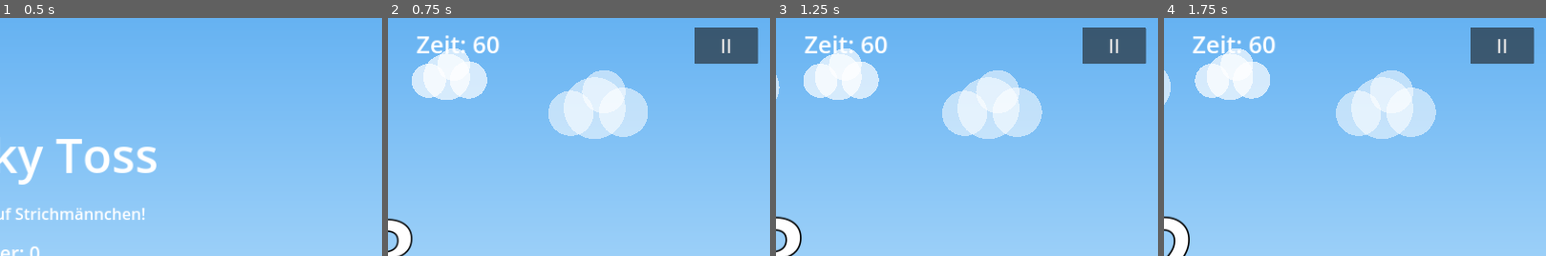
Above: before the commit, frames 1-4 (left to right).
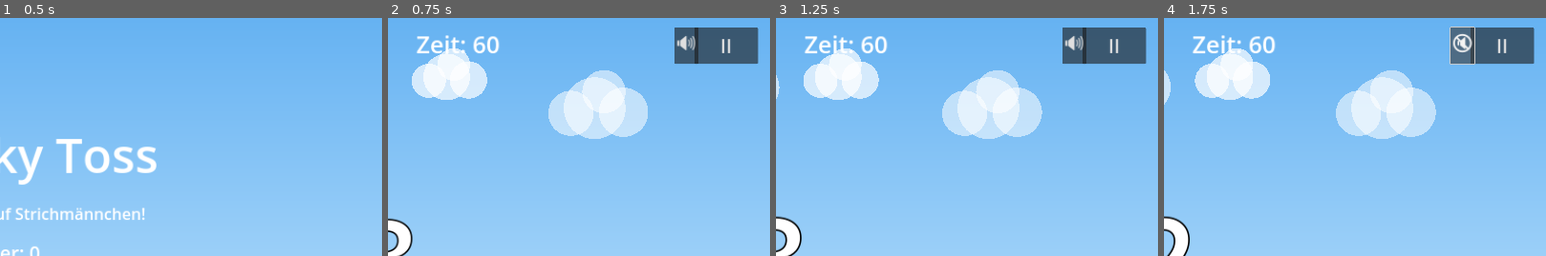
Above: after the commit, the same moments.

Repository: vCodeAI193/MrPoopsFace
Game: Godot game, scene res://scenes/MainMenu.tscn
Two runs of this game, one before a commit and one after it. Both use one fixed random seed, a clock stepped at 60 frames per second and the inputs below.
Inputs (mouse positions are % of the whole screen's width and height, from its top left):
- Up to frame 1 (0.5 s): no input
- Up to frame 2 (0.75 s): click "Spielen" at 0.5 s
- Up to frame 3 (1.25 s): no input
- Up to frame 4 (1.75 s): click (89, 6) at 1.25 s, where only the run after the commit has a clickable "🔊"
The pictures show only the part of the screen within x 50-100%, y 0-50%; the shares and areas given below are measured in that part.

Frame 1 is identical in both runs. In frame 2, 0.9% of the frame differs, in the area x 75-82%, y 4-20%; in frame 3, 0.9%; in frame 4, 1.1%, in the area x 74-82%, y 3-20%.

Commit message:
Add audio features: F135 (combo jingle), F136 (UI click sounds), F138 (countdown ticks), F140 (mute button)

Diff:
--- a/scenes/Main.tscn
+++ b/scenes/Main.tscn
@@ -106,6 +106,16 @@
 text = "II"
 theme_override_font_sizes/font_size = 48
 
+[node name="MuteButton" type="Button" parent="HUD"]
+anchor_left = 1.0
+anchor_right = 1.0
+offset_left = -240.0
+offset_top = 24.0
+offset_right = -200.0
+offset_bottom = 116.0
+text = "🔊"
+theme_override_font_sizes/font_size = 48
+
 [node name="CountdownLabel" type="Label" parent="HUD"]
 visible = false
 anchor_right = 1.0
--- a/scripts/Main.gd
+++ b/scripts/Main.gd
@@ -31,9 +31,16 @@
 @onready var _combo_label: Label = $HUD/TopBar/ComboLabel
 @onready var _combo_bar: ProgressBar = $HUD/ComboBar
 @onready var _pause_button: Button = $HUD/PauseButton
+@onready var _mute_button: Button = $HUD/MuteButton
 @onready var _countdown_label: Label = $HUD/CountdownLabel
 @onready var _pause_menu: PauseMenu = $PauseMenu
 @onready var _camera: Camera2D = $Camera2D
+
+# Audio Players (F135, F136, F138, F140)
+var _combo_jingle_player: AudioStreamPlayer
+var _ui_click_player: AudioStreamPlayer
+var _countdown_tick_player: AudioStreamPlayer
+var _muted: bool = false
 
 var _shake_strength: float = 0.0
 var _timer_warning: bool = false               ## Läuft der rote Timer-Warnmodus? (F118)
@@ -54,6 +61,16 @@
 
 	# Pause-Knopf verbinden (F114)
 	_pause_button.pressed.connect(_on_pause_pressed)
+	# Stummschalt-Knopf verbinden (F140)
+	_mute_button.pressed.connect(_on_mute_pressed)
+
+	# Audio-Player erstellen (F135, F136, F138)
+	_combo_jingle_player = AudioStreamPlayer.new()
+	_ui_click_player = AudioStreamPlayer.new()
+	_countdown_tick_player = AudioStreamPlayer.new()
+	add_child(_combo_jingle_player)
+	add_child(_ui_click_player)
+	add_child(_countdown_tick_player)
 
 	# Spawn-Timer einrichten (wird erst nach dem Countdown gestartet)
 	_spawn_timer.wait_time = spawn_rate
@@ -98,6 +115,7 @@
 
 
 ## Spielt den Start-Countdown "3 – 2 – 1 – Los!" und startet danach die Runde (F117).
+## Countdown-Tick-Sounds bei jedem Tick (F138).
 func _run_countdown() -> void:
 	# Drehpunkt = Bildschirmmitte (Label füllt die Basis-Auflösung 1920x1200)
 	_countdown_label.pivot_offset = Vector2(960, 600)
@@ -105,6 +123,7 @@
 	for n in ["3", "2", "1"]:
 		_countdown_label.text = n
 		_pop_label(_countdown_label, 1.8, Vector2(960, 600))
+		_play_countdown_tick()  # F138
 		await get_tree().create_timer(0.8).timeout
 	_countdown_label.text = "Los!"
 	_pop_label(_countdown_label, 1.8, Vector2(960, 600))
@@ -125,6 +144,12 @@
 ## Öffnet das Pause-Overlay (F114).
 func _on_pause_pressed() -> void:
 	_pause_menu.show_pause()
+
+
+## Schaltet Stummschaltung um (F140).
+func _on_mute_pressed() -> void:
+	toggle_mute()
+	_mute_button.text = "🔇" if _muted else "🔊"
 
 
 ## Spawnt ein neues Strichmännchen, solange das Limit nicht erreicht ist.
@@ -196,6 +221,8 @@
 		_combo_label.text = "Combo x%d!" % new_combo
 		_combo_label.visible = true
 		_pop_label(_combo_label, 1.5)          # animierter Combo-Zähler (F115)
+		if new_combo == 2 or new_combo % 5 == 0:  # Jingle bei 2+ und alle 5er (F135)
+			play_combo_jingle()
 	else:
 		_combo_label.visible = false
 
@@ -236,3 +263,34 @@
 	draw_circle(pos + Vector2(size * 0.56, size * 0.08), size * 0.48, col)
 	draw_circle(pos + Vector2(-size * 0.46, size * 0.1), size * 0.44, col)
 	draw_circle(pos + Vector2(size * 0.18, -size * 0.32), size * 0.42, col)
+
+
+# --- Audio (F135, F136, F138, F140) ---
+
+## Gibt den Countdown-Tick-Sound aus (F138)
+func _play_countdown_tick() -> void:
+	if _muted:
+		return
+	_countdown_tick_player.stream = SoundGen.countdown_tick()
+	_countdown_tick_player.play()
+
+
+## Gibt das Combo-Jingle aus, wenn Combo >= 2 (F135)
+func play_combo_jingle() -> void:
+	if _muted:
+		return
+	_combo_jingle_player.stream = SoundGen.combo_jingle()
+	_combo_jingle_player.play()
+
+
+## Gibt den UI-Klick-Sound aus (F136)
+func play_ui_click() -> void:
+	if _muted:
+		return
+	_ui_click_player.stream = SoundGen.click()
+	_ui_click_player.play()
+
+
+## Schaltet den Ton an/aus (F140)
+func toggle_mute() -> void:
+	_muted = not _muted
--- a/scripts/MainMenu.gd
+++ b/scripts/MainMenu.gd
@@ -1,10 +1,12 @@
 extends Control
 ## MainMenu – Startbildschirm mit Start-, Optionen-Platzhalter und Beenden-Knopf (F113).
-## Zeigt zusätzlich den aktuellen Highscore an.
+## Zeigt zusätzlich den aktuellen Highscore an. UI-Klick-Sounds (F136).
 
 @onready var _start_button: Button = $Center/VBox/StartButton
 @onready var _quit_button: Button = $Center/VBox/QuitButton
 @onready var _highscore_label: Label = $Center/VBox/HighscoreLabel
+
+var _ui_click_player: AudioStreamPlayer
 
 
 func _ready() -> void:
@@ -12,12 +14,24 @@
 	_quit_button.pressed.connect(_on_quit_pressed)
 	_highscore_label.text = "Bester: %d" % GameManager.get_high_score()
 
+	# Audio-Player für UI-Klicks (F136)
+	_ui_click_player = AudioStreamPlayer.new()
+	add_child(_ui_click_player)
+
 
 ## Startet eine neue Runde, indem zur Hauptszene gewechselt wird.
 func _on_start_pressed() -> void:
+	_play_click_sound()
 	get_tree().change_scene_to_file("res://scenes/Main.tscn")
 
 
 ## Beendet das Spiel.
 func _on_quit_pressed() -> void:
+	_play_click_sound()
 	get_tree().quit()
+
+
+## Gibt den UI-Klick-Sound aus (F136)
+func _play_click_sound() -> void:
+	_ui_click_player.stream = SoundGen.click()
+	_ui_click_player.play()
--- a/scripts/PauseMenu.gd
+++ b/scripts/PauseMenu.gd
@@ -2,10 +2,13 @@
 extends CanvasLayer
 ## PauseMenu – Pause-Overlay mit Fortsetzen / Neustart / Hauptmenü (F114).
 ## Läuft im Modus ALWAYS weiter, damit die Knöpfe trotz Spielpause reagieren.
+## UI-Klick-Sounds (F136).
 
 @onready var _resume_button: Button = $Center/Panel/VBox/ResumeButton
 @onready var _restart_button: Button = $Center/Panel/VBox/RestartButton
 @onready var _menu_button: Button = $Center/Panel/VBox/MenuButton
+
+var _ui_click_player: AudioStreamPlayer
 
 
 func _ready() -> void:
@@ -13,6 +16,10 @@
 	_resume_button.pressed.connect(_on_resume_pressed)
 	_restart_button.pressed.connect(_on_restart_pressed)
 	_menu_button.pressed.connect(_on_menu_pressed)
+
+	# Audio-Player für UI-Klicks (F136)
+	_ui_click_player = AudioStreamPlayer.new()
+	add_child(_ui_click_player)
 
 
 ## Pausiert das Spiel und zeigt das Overlay.
@@ -23,17 +30,26 @@
 
 ## Setzt das Spiel fort.
 func _on_resume_pressed() -> void:
+	_play_click_sound()
 	get_tree().paused = false
 	visible = false
 
 
 ## Startet die laufende Runde neu.
 func _on_restart_pressed() -> void:
+	_play_click_sound()
 	get_tree().paused = false
 	get_tree().reload_current_scene()
 
 
 ## Kehrt zum Hauptmenü zurück.
 func _on_menu_pressed() -> void:
+	_play_click_sound()
 	get_tree().paused = false
 	get_tree().change_scene_to_file("res://scenes/MainMenu.tscn")
+
+
+## Gibt den UI-Klick-Sound aus (F136)
+func _play_click_sound() -> void:
+	_ui_click_player.stream = SoundGen.click()
+	_ui_click_player.play()
--- a/scripts/SoundGen.gd
+++ b/scripts/SoundGen.gd
@@ -68,3 +68,43 @@
 		var noise: float = randf_range(-1.0, 1.0)
 		samples[i] = clampf((tone * 0.4 + noise * 0.6) * env, -1.0, 1.0)
 	return _make_stream(samples)
+
+
+## Combo-Jingle – aufsteigender Ton-Arpeggio bei Combo-Steigerung (F135)
+static func combo_jingle() -> AudioStreamWAV:
+	var notes: PackedFloat32Array = [262.0, 330.0, 392.0, 523.0]  # C-E-G-C (Dur-Dreiklang)
+	var samples: PackedFloat32Array = PackedFloat32Array()
+	var note_duration: float = 0.08
+	for note_freq in notes:
+		var n: int = int(MIX_RATE * note_duration)
+		for i in n:
+			var t: float = float(i) / MIX_RATE
+			var env: float = 1.0 - (t / note_duration)
+			samples.append(sin(TAU * note_freq * t) * env * 0.3)
+	return _make_stream(samples)
+
+
+## UI-Klick-Sound – kurzer, heller Ton (F136)
+static func click() -> AudioStreamWAV:
+	var duration: float = 0.1
+	var n: int = int(MIX_RATE * duration)
+	var samples: PackedFloat32Array = PackedFloat32Array()
+	samples.resize(n)
+	for i in n:
+		var t: float = float(i) / MIX_RATE
+		var env: float = 1.0 - (t / duration)
+		samples[i] = sin(TAU * 800.0 * t) * env * 0.2
+	return _make_stream(samples)
+
+
+## Countdown-Tick – kurzer, prägnanter Ton (F138)
+static func countdown_tick() -> AudioStreamWAV:
+	var duration: float = 0.12
+	var n: int = int(MIX_RATE * duration)
+	var samples: PackedFloat32Array = PackedFloat32Array()
+	samples.resize(n)
+	for i in n:
+		var t: float = float(i) / MIX_RATE
+		var env: float = (1.0 - t / duration) * (1.0 - t / duration)
+		samples[i] = sin(TAU * 600.0 * t) * env * 0.25
+	return _make_stream(samples)
